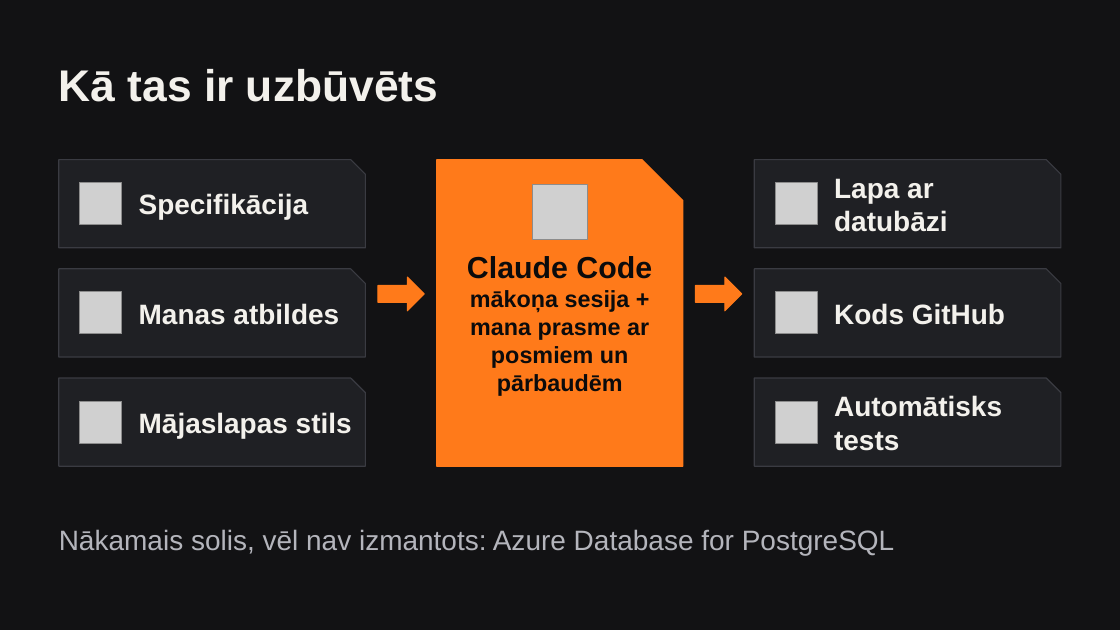
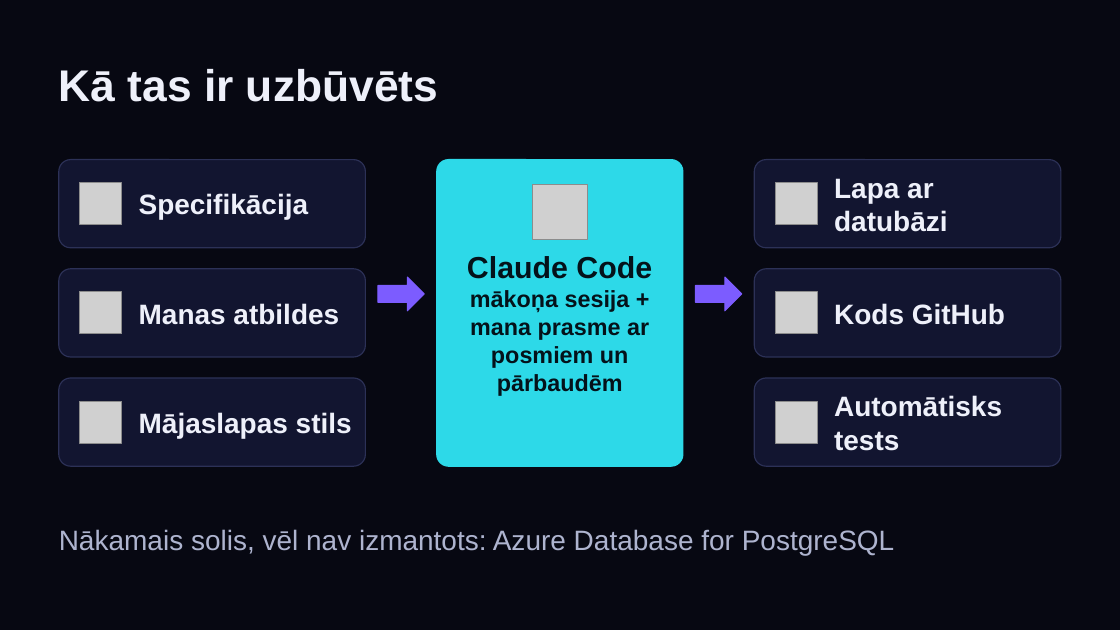
Before and after one commit to klavisa/HH-Public_ICE, a slide deck: slide 4 of prezentacija/Atrodi-savu-diki-demo.pptx. Drawn at 1120x630 pixels with LibreOffice and Linux fonts; fonts in the diff are those of the drawing; grey boxes stand for pictures. Boxes give left, top, right and bottom in pixels: in the first picture for what was removed or moved away, otherwise in the second. Text is boxed around its words. In the diff, an @@ line names an element or a change of style, - is before the commit and + after.

```diff
--- a/prezentacija/Atrodi-savu-diki-demo.pptx
+++ b/prezentacija/Atrodi-savu-diki-demo.pptx
@@ background #121214 to #070812 @@
@@ rounded rectangle at (437, 160, 683, 466): snip rect to rounded rectangle; fill #FF7A1A to #2DD9E8; outline #FF7A1A 1 pt to #2DD9E8 1 pt @@
@@ text "Claude Code" at (467, 256, 652, 396): text colour #0B0B0C to #04121A @@
@@ right arrow at (378, 277, 424, 311): fill #FF7A1A to #7C5CFF; outline #FF7A1A 1 pt to #7C5CFF 1 pt @@
@@ right arrow at (696, 277, 742, 311): fill #FF7A1A to #7C5CFF; outline #FF7A1A 1 pt to #7C5CFF 1 pt @@
@@ snip rect to rounded rectangle; fill #1F2024 to #121530; outline #3A3B42 1 pt to #2C3157 1 pt in 6 elements at (59, 160, 365, 248), (59, 269, 365, 357), (59, 378, 365, 466), (755, 160, 1061, 248), (755, 269, 1061, 357), (755, 378, 1061, 466) @@
@@ text colour #F3F1EC to #EEF0FA in 6 elements at (139, 193, 309, 220), (139, 303, 339, 325), (139, 412, 352, 438), (834, 178, 947, 232), (834, 303, 1005, 325), (834, 395, 1002, 451) @@
@@ text "Nākamais solis, vēl nav izmantots: ..." at (59, 529, 894, 556): text colour #B4B5BC to #AEB4CF @@
```
Also in this commit, not shown: 6 other slides changed.
